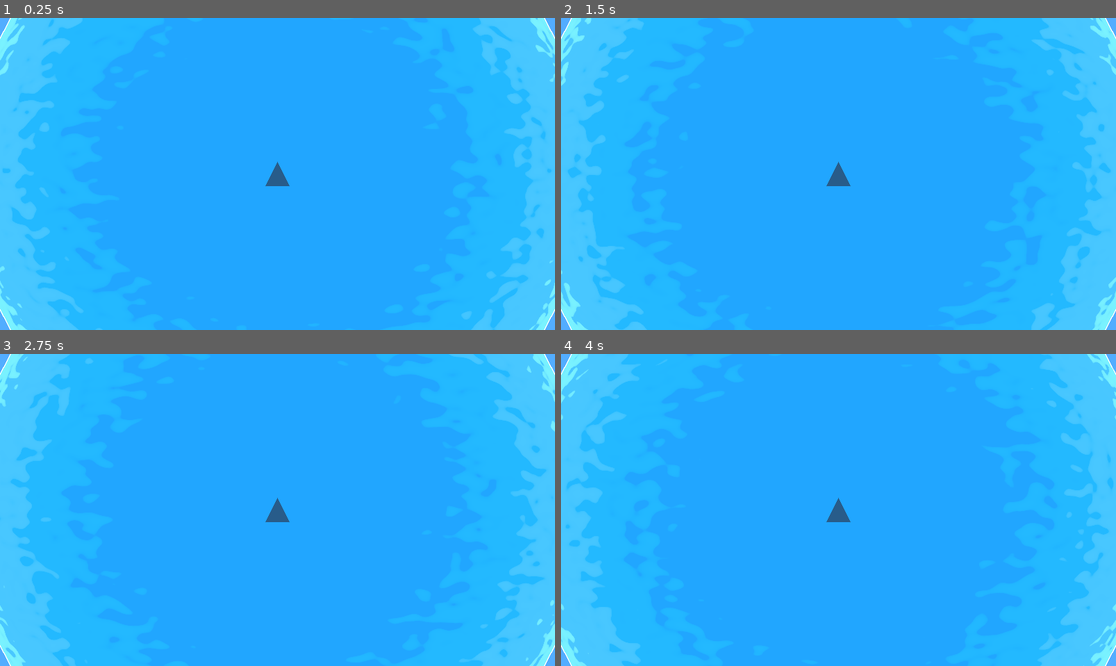
Above: before the commit, frames 1-4 (two rows, left to right).
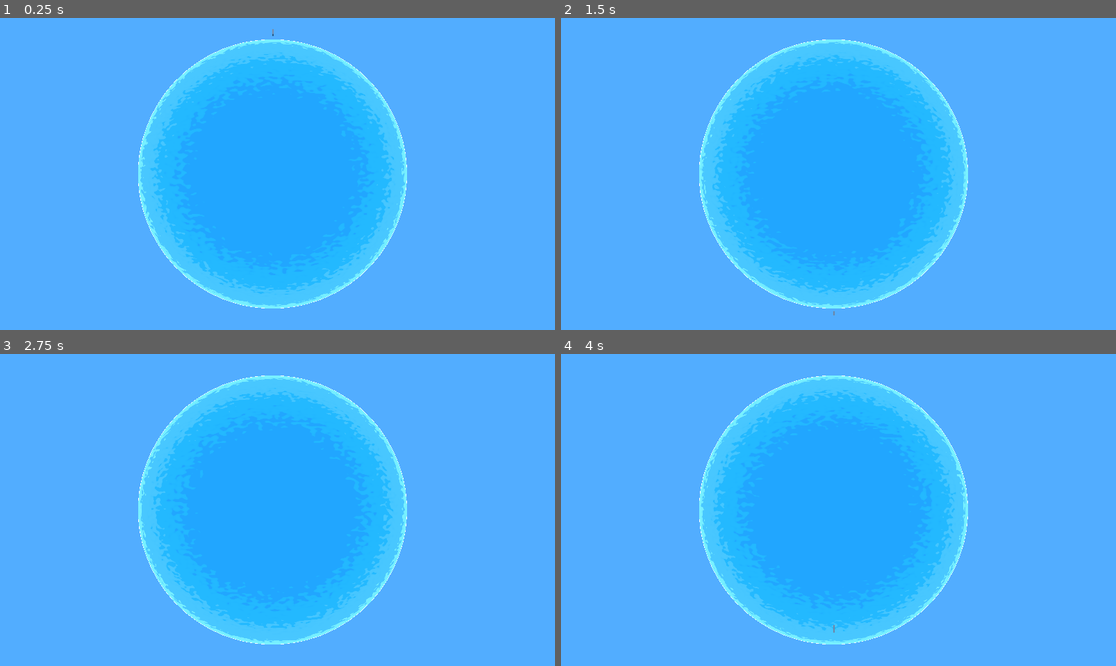
Above: after the commit, the same moments.

Repository: punchcafe/g-zero
Game: Godot game, scene res://sandbox/sandbox.tscn
The game is run twice, just before and just after one commit, with the same random seed, the same clock (stepped at 60 frames per second) and the same inputs. This scene is started directly instead of the project's main scene.
Inputs:
- Up to frame 1 (0.25 s): no input
- Up to frame 2 (1.5 s): no input
- Up to frame 3 (2.75 s): no input
- Up to frame 4 (4 s): no input

The runs differ from the first frame. In frame 1, 73% of the frame differs, in the area x 0-100%, y 0-100%; in frame 2, 73%; in frame 3, 73%; in frame 4, 73%.

Commit message:
feat: wip - add initial spherical movement

Diff:
--- /dev/null
+++ b/sandbox/gamma_zero.gd
@@ -0,0 +1,17 @@
+extends Node3D
+class_name GammaZero
+
+# TODO: make a custom Icon for fun
+
+var _spherical_position := SphericalCoordinate.new()
+
+func _physics_process(delta: float) -> void:
+	_spherical_position.radius = 1.8
+	_spherical_position.fi += 0.05
+	# TODO: need to rethink how to map these to which axis.
+	#_spherical_position.theta += 0.005
+
+
+func _process(delta) -> void:
+	self.position = _spherical_position.to_cartesian()
+	#$mesh.rotation = Vector3(_spherical_position.theta, _spherical_position.fi, 0)
--- a/sandbox/sandbox.tscn
+++ b/sandbox/sandbox.tscn
@@ -1,7 +1,8 @@
-[gd_scene load_steps=11 format=3 uid="uid://dgeasogut2t8l"]
+[gd_scene load_steps=12 format=3 uid="uid://dgeasogut2t8l"]
 
 [ext_resource type="Shader" uid="uid://bilbxk4ljnthw" path="res://title_screen/3dwater.gdshader" id="1_id76k"]
 [ext_resource type="Texture2D" uid="uid://b64faup8mjg3o" path="res://title_screen/ac0doca5.png" id="2_djyae"]
+[ext_resource type="Script" uid="uid://cjbiabifsveij" path="res://sandbox/gamma_zero.gd" id="3_id76k"]
 
 [sub_resource type="ShaderMaterial" id="ShaderMaterial_a202f"]
 render_priority = 0
@@ -52,7 +53,7 @@
 [sub_resource type="PrismMesh" id="PrismMesh_a0tk4"]
 size = Vector3(0.05, 0.05, 0.01)
 
-[node name="TitleScreen" type="Node3D"]
+[node name="Sandbox" type="Node3D"]
 
 [node name="MeshInstance3D" type="MeshInstance3D" parent="."]
 transform = Transform3D(3, 0, 0, 0, 3, 0, 0, 0, 3, 0, 0, 0)
@@ -73,10 +74,11 @@
 mesh = SubResource("SphereMesh_r3fl7")
 
 [node name="gamma-zero" type="Node3D" parent="."]
-transform = Transform3D(1, 0, 0, 0, 1, 0, 0, 0, 1, 1.6732, 0, 0)
+script = ExtResource("3_id76k")
+metadata/_custom_type_script = "uid://cjbiabifsveij"
 
 [node name="mesh" type="MeshInstance3D" parent="gamma-zero"]
-transform = Transform3D(-4.37114e-08, 0, 1, 0, 1, 0, -1, 0, -4.37114e-08, -0.0200986, 0, 0)
+transform = Transform3D(1, 0, 0, 0, 1, 0, 0, 0, 1, -0.0200986, 0, 0)
 mesh = SubResource("PrismMesh_a0tk4")
 skeleton = NodePath("../..")
 
@@ -84,7 +86,7 @@
 transform = Transform3D(1, -2.98023e-08, -2.23517e-08, 2.98023e-08, 1, 7.45058e-09, 2.23517e-08, -7.45058e-09, 1, 0.00918198, -0.031429, -0.00276962)
 visible = false
 
-[node name="Camera3D" type="Camera3D" parent="gamma-zero"]
-transform = Transform3D(-4.37114e-08, 0, 1, 0, 1, 0, -1, 0, -4.37114e-08, 0.865494, 0, 0)
+[node name="Camera3D" type="Camera3D" parent="."]
+transform = Transform3D(0.0107336, 0, 0.999942, 0, 1, 0, -0.999942, 0, 0.0107336, 4.93969, 0, 0)
 fov = 40.6
 near = 0.001
--- /dev/null
+++ b/sandbox/spherical_coordinate.gd
@@ -0,0 +1,12 @@
+extends RefCounted
+class_name SphericalCoordinate
+
+var fi := 0.0
+var theta := PI/2
+var radius := 0.0
+
+func to_cartesian() -> Vector3:
+	return Vector3(\
+	radius * sin(theta) * cos(fi),\
+	radius * sin(theta) * sin(fi),\
+	radius * cos(theta))
Not shown, added: sandbox/gamma_zero.gd.uid
Not shown, added: sandbox/spherical_coordinate.gd.uid
